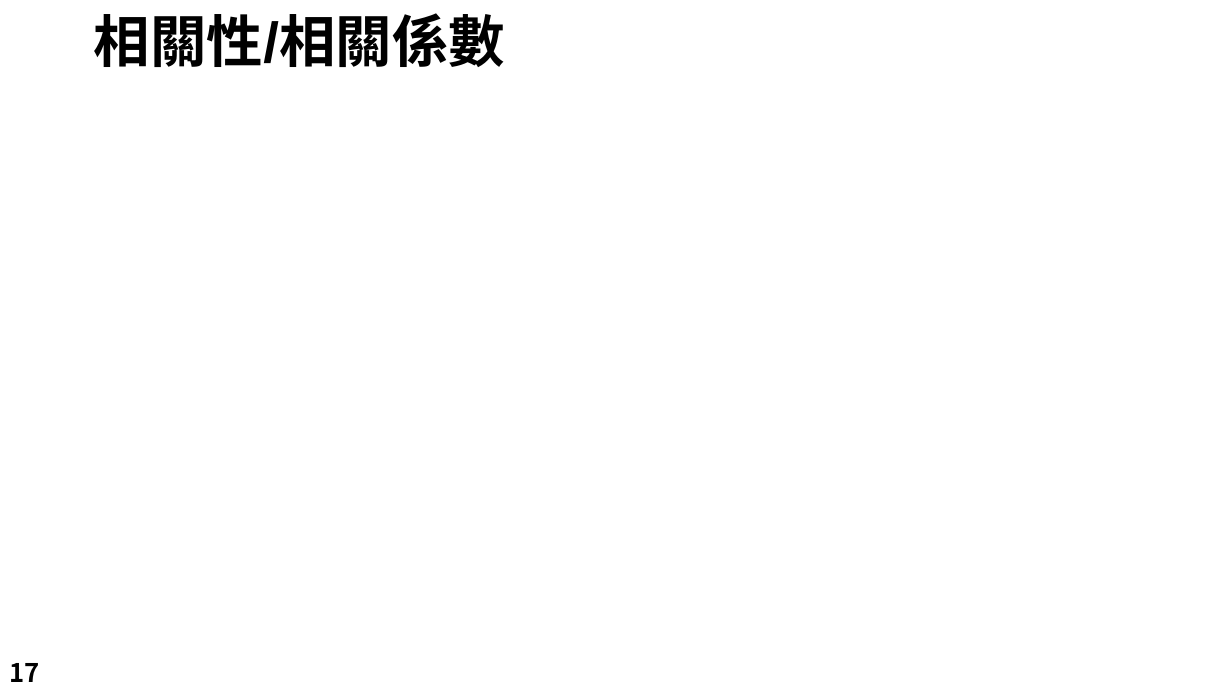
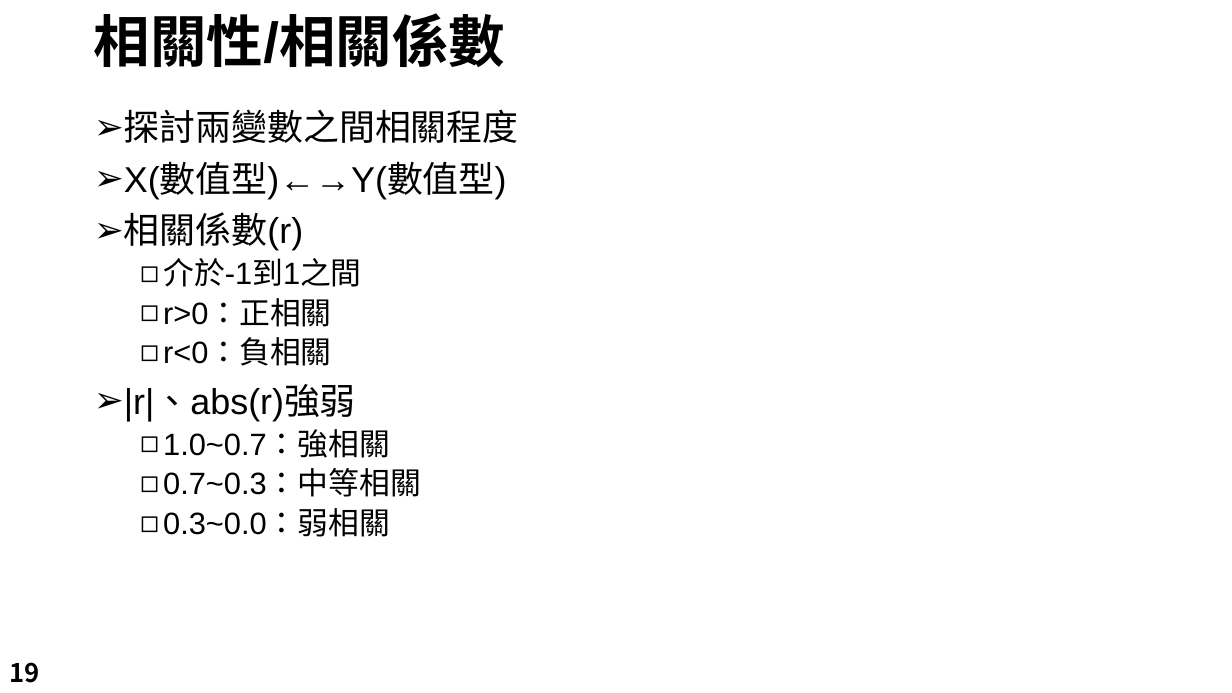
Before and after one commit to LeBronWilly/Basic_R_Language, a slide deck: slide 19 of R_Presentation.pptx (slide 17 before the commit). Drawn at 1232x693 pixels with LibreOffice and Linux fonts; fonts in the diff are those of the drawing; background and template pictures are left out. Boxes give left, top, right and bottom in pixels: in the first picture for what was removed or moved away, otherwise in the second. Text is boxed around its words. In the diff, an @@ line names an element or a change of style, - is before the commit and + after.

```diff
--- a/R_Presentation.pptx
+++ b/R_Presentation.pptx
@@ text added at (124,109,519,537), 24 pt, text #000000 @@
+➢ 探討兩變數之間相關程度
+➢ X(數值型)←→Y(數值型)
+➢ 相關係數(r)
+  ◻ 介於-1到1之間
+  ◻ r>0：正相關
+  ◻ r<0：負相關
+➢ |r|、abs(r)強弱
+  ◻ 1.0~0.7：強相關
+  ◻ 0.7~0.3：中等相關
+  ◻ 0.3~0.0：弱相關
@@ page number at (9,662,39,683): text changed @@
-17
+19
```
Also in this commit, not shown: 12 other slides changed, 2 slides added, 1 other file.
